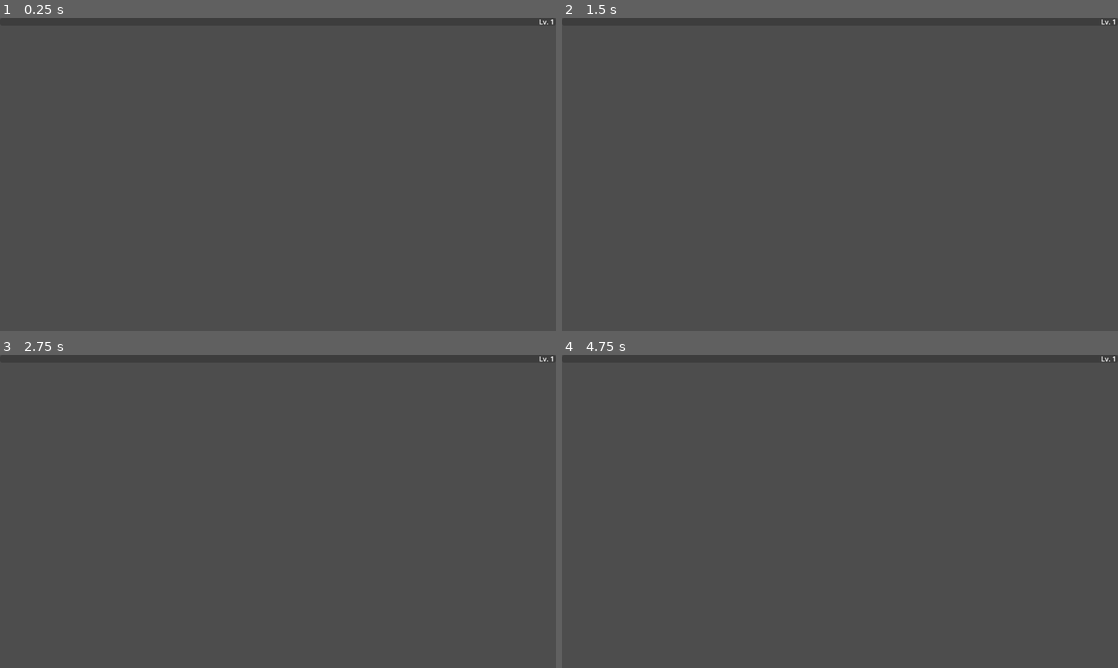
Above: before the commit, frames 1-4 (two rows, left to right).
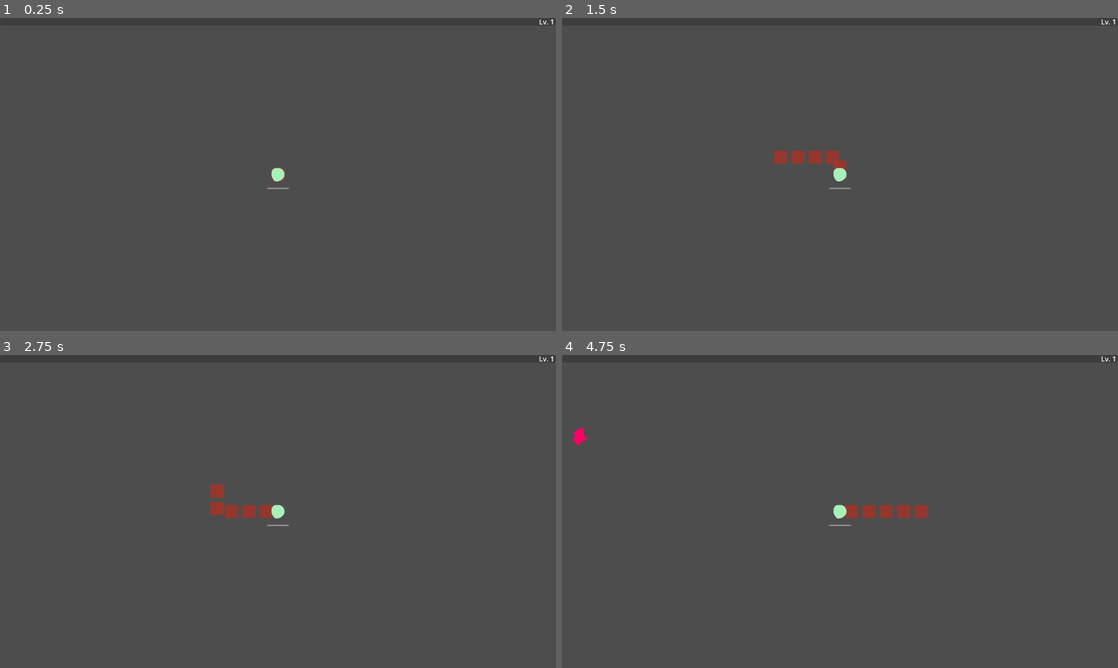
Above: after the commit, the same moments.

Repository: storyoftime66/ColorSurvivor
Game: Godot game, scene res://Levels/Main.tscn
Two runs of this game, one before a commit and one after it. Both use one fixed random seed, a clock stepped at 60 frames per second and the inputs below. The engine's default icon, where the game draws it, is replaced by a stand-in: a white triangle on a blue panel in a dark square.
Inputs (mouse positions are in pixels of both pictures, inside the frame that each line leads up to):
- Up to frame 1 (0.25 s): no input
- Up to frame 2 (1.5 s): tap Enter at 0.5 s; move the mouse to (962, 158) at 0.52 s; hold D (move_right) 0.53-1.28 s; click (962, 158) at 0.67 s; move the mouse to (728, 190) at 1.27 s; hold S (move_down) from 1.28 s (still down)
- Up to frame 3 (2.75 s): move the mouse to (333, 442) at 2.02 s; release S (move_down) at 2.03 s; hold D (move_right) from 2.03 s (still down)
- Up to frame 4 (4.75 s): move the mouse to (812, 574) at 2.77 s; release D (move_right) at 2.78 s; hold W (move_up) 2.78-3.53 s; click (812, 574) at 2.92 s; move the mouse to (1006, 558) at 3.52 s; hold A (move_left) from 3.53 s (still down); move the mouse to (673, 464) at 4.27 s

The runs differ from the first frame. In frame 1, 0.1% of the frame differs, in the area x 48-52%, y 47-55%; in frame 2, 0.5%; in frame 3, 0.6%; in frame 4, 0.7%, in the area x 1-66%, y 23-55%.
Error before the commit: Compile Error: Identifier not found: velocity (res://characters/player/player_character.gd:43)

Commit message:
将已有武器添加到随机列表

Diff:
--- /dev/null
+++ b/characters/enemies/debug_enemy/enemy_rigidbody.tscn
@@ -0,0 +1,8 @@
+[gd_scene load_steps=2 format=3 uid="uid://d1oslwaj8j5wr"]
+
+[ext_resource type="Script" path="res://addons/softbody2d/softbody2d_rigidbody.gd" id="1_r1q2h"]
+
+[node name="EnemyRigidbody" type="RigidBody2D"]
+collision_layer = 8
+collision_mask = 8
+script = ExtResource("1_r1q2h")
--- /dev/null
+++ b/characters/enemies/debug_enemy/new_script.gd
@@ -0,0 +1,17 @@
+extends SoftBody2D
+
+
+@onready var player := PlayerManager.player
+var bodies : Array[PhysicsBody2D]
+
+func _ready():
+	var rigid_bodies = get_rigid_bodies()
+	for rigid_body in rigid_bodies:
+		bodies.append(rigid_body.rigidbody)
+	for body in bodies:
+		body.linear_damp = 3
+
+func _process(delta):
+	var direction = (player.position - global_position).normalized()
+	var force = direction * 300
+	constant_force = force
--- a/characters/player/player_character.gd
+++ b/characters/player/player_character.gd
@@ -40,7 +40,6 @@
 	var movement_direction = movement_input.normalized()
 	set_velocity(movement_direction * character_comp.move_speed)
 	move_and_slide()
-	var velocity = velocity
 
 
 func get_required_xp(level: int) -> float:
@@ -64,7 +63,7 @@
 	var item_page_scene = load("res://ui/gameplay/obtaining_item_page.tscn") as PackedScene
 	var item_page = item_page_scene.instantiate() as ObtainingItemPage
 	var weapon_list = PlayerManager.weapon_list.duplicate()
-#	weapon_list.shuffle()
-#	item_page.item_scenes = weapon_list.slice(0, 3)
-	item_page.item_scenes = [load("res://weapons/fuel_drop/fuel_drop.tscn"), load("res://weapons/blood_stains/blood_stains.tscn")]
+	weapon_list.shuffle()
+	item_page.item_scenes = weapon_list.slice(0, 3)
+	# item_page.item_scenes = [load("res://weapons/fuel_drop/fuel_drop.tscn"), load("res://weapons/blood_stains/blood_stains.tscn")]
 	HUD.add_child(item_page)
--- a/managers/enemy_manager.tscn
+++ b/managers/enemy_manager.tscn
@@ -6,7 +6,6 @@
 script = ExtResource("1")
 
 [node name="EnemySpawning" type="Timer" parent="."]
-wait_time = 0.2
 autostart = true
 
 [connection signal="timeout" from="EnemySpawning" to="." method="_on_EnemySpawning_timeout"]
--- a/project.godot
+++ b/project.godot
@@ -12,7 +12,7 @@
 
 config/name="ColorSurvivor"
 run/main_scene="res://Levels/Main.tscn"
-config/features=PackedStringArray("4.1")
+config/features=PackedStringArray("4.3")
 config/icon="res://icon.png"
 
 [autoload]
@@ -35,6 +35,10 @@
 version_control_autoload_on_startup=true
 version_control_plugin_name="GitAPI"
 
+[editor_plugins]
+
+enabled=PackedStringArray("res://addons/softbody2d/plugin.cfg")
+
 [gui]
 
 common/drop_mouse_on_gui_input_disabled=true
@@ -43,26 +47,26 @@
 
 move_left={
 "deadzone": 0.5,
-"events": [Object(InputEventKey,"resource_local_to_scene":fa …(169 unchanged characters)… l_keycode":0,"key_label":0,"unicode":0,"echo":false,"script":null)
-, Object(InputEventKey,"resource_local_to_scene":false,"reso …(165 unchanged characters)… l_keycode":0,"key_label":0,"unicode":0,"echo":false,"script":null)
+"events": [Object(InputEventKey,"resource_local_to_scene":fa …(169 unchanged characters)… l_keycode":0,"key_label":0,"unicode":0,"location":0,"echo":false,"script":null)
+, Object(InputEventKey,"resource_local_to_scene":false,"reso …(165 unchanged characters)… l_keycode":0,"key_label":0,"unicode":0,"location":0,"echo":false,"script":null)
 ]
 }
 move_right={
 "deadzone": 0.5,
-"events": [Object(InputEventKey,"resource_local_to_scene":fa …(169 unchanged characters)… l_keycode":0,"key_label":0,"unicode":0,"echo":false,"script":null)
-, Object(InputEventKey,"resource_local_to_scene":false,"reso …(165 unchanged characters)… l_keycode":0,"key_label":0,"unicode":0,"echo":false,"script":null)
+"events": [Object(InputEventKey,"resource_local_to_scene":fa …(169 unchanged characters)… l_keycode":0,"key_label":0,"unicode":0,"location":0,"echo":false,"script":null)
+, Object(InputEventKey,"resource_local_to_scene":false,"reso …(165 unchanged characters)… l_keycode":0,"key_label":0,"unicode":0,"location":0,"echo":false,"script":null)
 ]
 }
 move_up={
 "deadzone": 0.5,
-"events": [Object(InputEventKey,"resource_local_to_scene":fa …(169 unchanged characters)… l_keycode":0,"key_label":0,"unicode":0,"echo":false,"script":null)
-, Object(InputEventKey,"resource_local_to_scene":false,"reso …(165 unchanged characters)… l_keycode":0,"key_label":0,"unicode":0,"echo":false,"script":null)
+"events": [Object(InputEventKey,"resource_local_to_scene":fa …(169 unchanged characters)… l_keycode":0,"key_label":0,"unicode":0,"location":0,"echo":false,"script":null)
+, Object(InputEventKey,"resource_local_to_scene":false,"reso …(165 unchanged characters)… l_keycode":0,"key_label":0,"unicode":0,"location":0,"echo":false,"script":null)
 ]
 }
 move_down={
 "deadzone": 0.5,
-"events": [Object(InputEventKey,"resource_local_to_scene":fa …(169 unchanged characters)… l_keycode":0,"key_label":0,"unicode":0,"echo":false,"script":null)
-, Object(InputEventKey,"resource_local_to_scene":false,"reso …(165 unchanged characters)… l_keycode":0,"key_label":0,"unicode":0,"echo":false,"script":null)
+"events": [Object(InputEventKey,"resource_local_to_scene":fa …(169 unchanged characters)… l_keycode":0,"key_label":0,"unicode":0,"location":0,"echo":false,"script":null)
+, Object(InputEventKey,"resource_local_to_scene":false,"reso …(165 unchanged characters)… l_keycode":0,"key_label":0,"unicode":0,"location":0,"echo":false,"script":null)
 ]
 }
 debug_click={
@@ -72,7 +76,7 @@
 }
 debug={
 "deadzone": 0.5,
-"events": [Object(InputEventKey,"resource_local_to_scene":fa …(172 unchanged characters)… keycode":0,"key_label":0,"unicode":105,"echo":false,"script":null)
+"events": [Object(InputEventKey,"resource_local_to_scene":fa …(172 unchanged characters)… keycode":0,"key_label":0,"unicode":105,"location":0,"echo":false,"script":null)
 ]
 }
 
